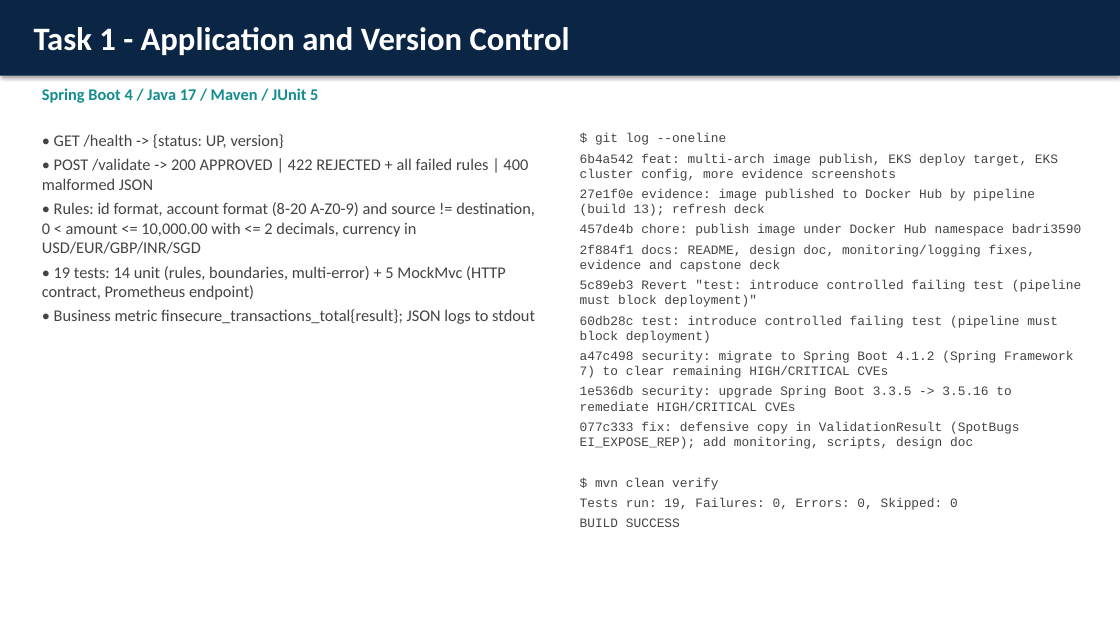
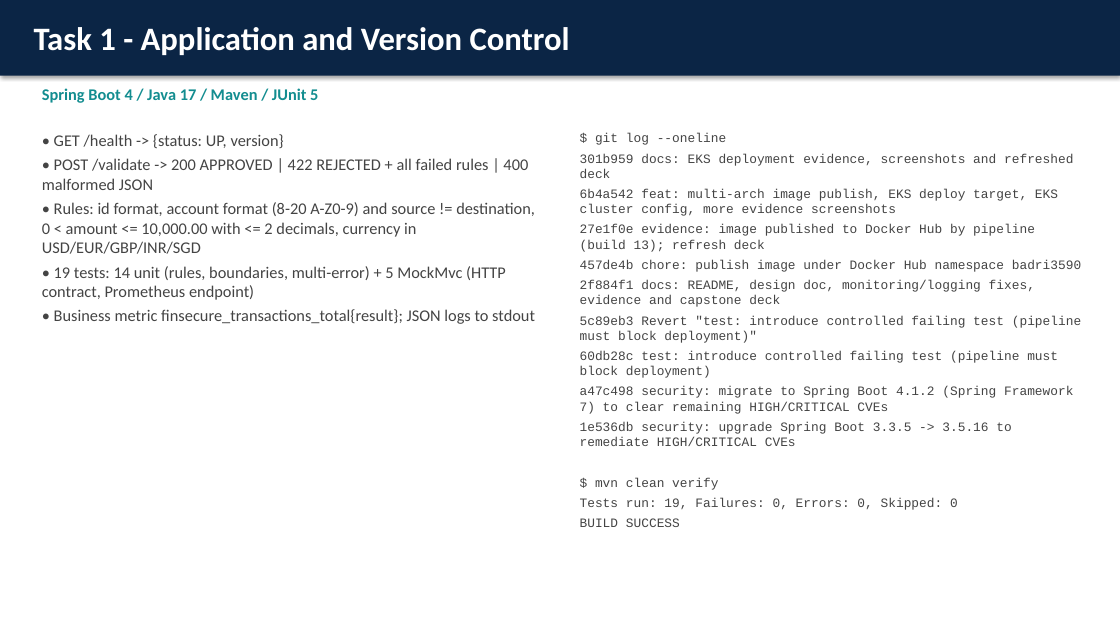
Before and after one commit to badri35/capstone, a slide deck: slide 2 of FinSecure-Pay-Capstone.pptx. Drawn at 1120x630 pixels with LibreOffice and Linux fonts; fonts in the diff are those of the drawing. Boxes give left, top, right and bottom in pixels: in the first picture for what was removed or moved away, otherwise in the second. Text is boxed around its words. In the diff, an @@ line names an element or a change of style, - is before the commit and + after.

Commit message:
docs: final deck (PPTX + PDF) with EKS evidence

```diff
--- a/FinSecure-Pay-Capstone.pptx
+++ b/FinSecure-Pay-Capstone.pptx
@@ text at bbox=[580, 153, 1073, 178]: paragraph added @@
+301b959 docs: EKS deployment evidence, screenshots and refreshed deck
@@ text at bbox=[580, 422, 1019, 449]: paragraph removed @@
-077c333 fix: defensive copy in ValidationResult (SpotBugs EI_EXPOSE_REP); add monitoring, scripts, design doc
```
Also in this commit, not shown: 4 other slides changed, 1 slide added, 1 slide removed, 1 other file.
